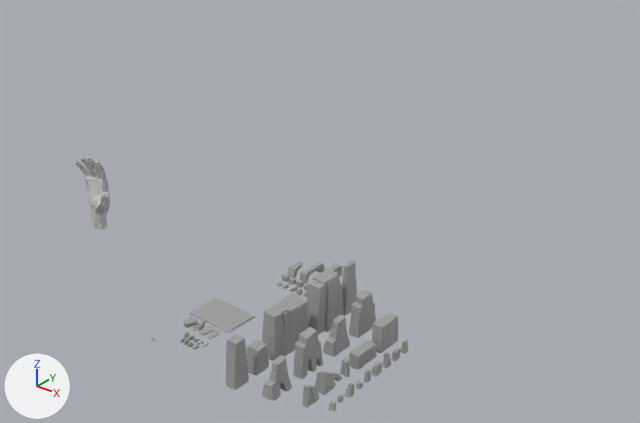
One commit to the Blender file Resources/Untitled.blend: the scene before it, then after it.
Both versions are drawn from a camera (50 mm lens) standing at (864.0, -619.0, 517.0) and looking at (56.0, 391.0, -109.0). Arrows for +X, +Y and +Z are at lower left; the lights stay in place.

Names of what the first picture shows: 'Cliff_N', 'Cliff_O', 'Cliff_P', 'Cliff_Q', 'Cliff_R', 'Cliff_S', 'Cliff_T', 'Cliff_U', 'Cliff_V', 'Cliff_W', 'Object_5', 'Rock_ground1'.
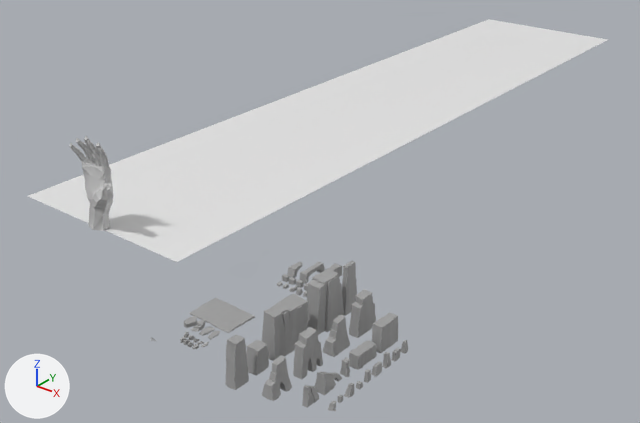
Where the newer file only moved an object's origin or applied its transform, the numbers keep the older frame.

Location of each change, [x1, y1, x2, y2] in pixels of the pictures (640 x 423 px):
'area.001', added
    after: [28, 19, 608, 262]
'Object_5', mesh rescaled (25% wider, 26% taller)
    before: [75, 155, 110, 230]
    after: [69, 136, 113, 231]

The change, as a diff of the scene's bpy script:
```diff
--- a/Resources/Untitled.blend.py
+++ b/Resources/Untitled.blend.py
@@ me_object_5 @@
 me_object_5.from_pydata(...)  # 398 vertices, 787 faces; spans x -14.4..43.8, y -32.3..30.1, z -31.0..64.5
 # used by ob_object_5; location = (8.0, 0.0, 71.0); rotation_euler = (0.197, 2.556, 1.917), in degrees (11, 146, 110)
+# me_object_5 part 1: the whole mesh is scaled about its middle by 1.25, then moved by (-5.5, -5.0, -10.2)
 me_object_5.materials.append(mat_material_46)
@@ ob_area_001 @@
+ob_area_001 = bpy.data.objects.new('area.001', me_area1_002.copy())  # the mesh of ob_area1_002
+ob_area_001.location = (0.0, 0.0, 0.0)
+ob_area_001.rotation_euler = (0.0, 0.0, 1.571)  # degrees (0, 0, 90)
+ob_area_001.scale = (50.0, 50.0, 50.0)
```
